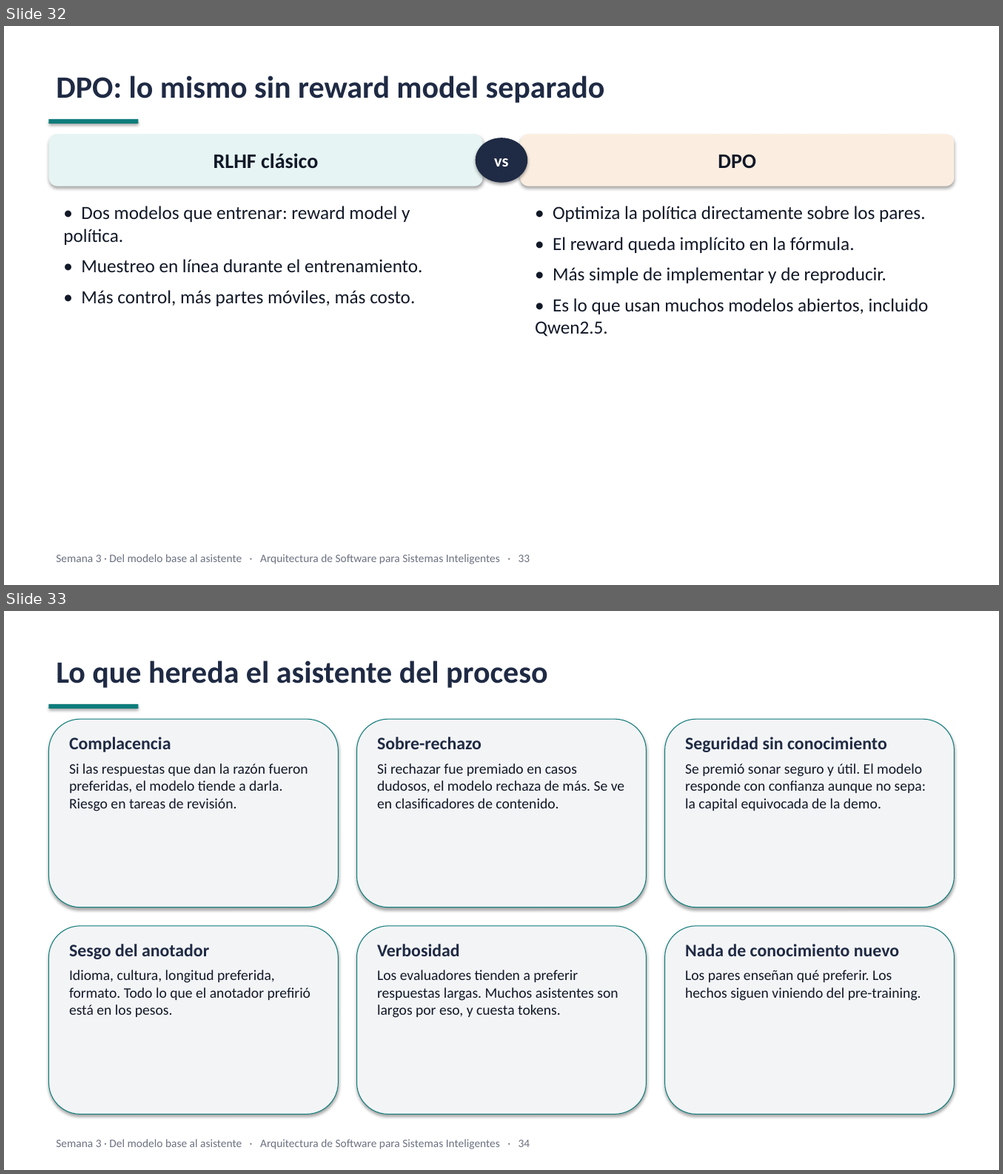
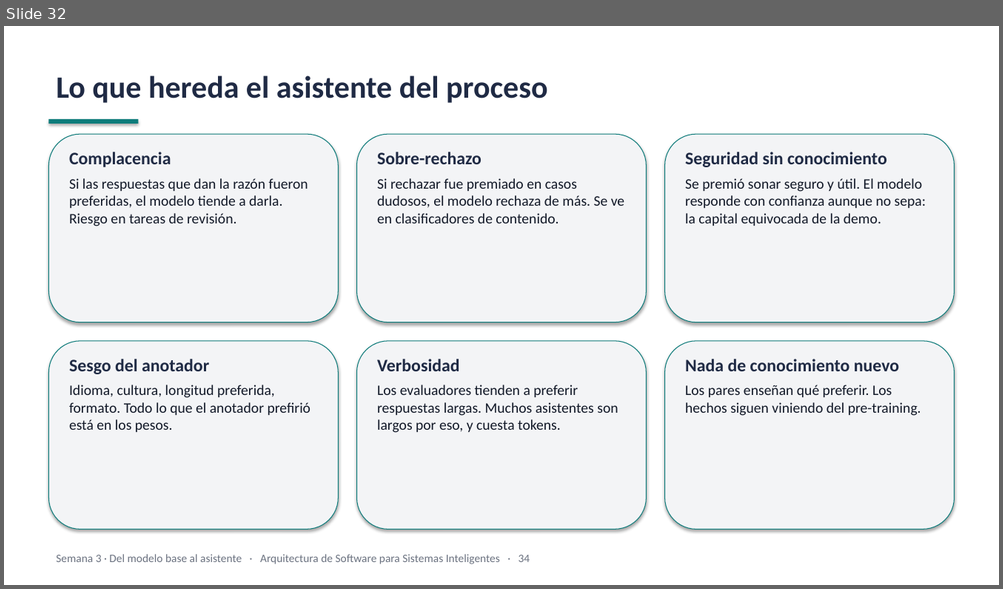
Before and after one commit to JunBarrs24/itm-maestria-llms, a slide deck: week-03/slides/week-03-slides.pptx. Shown one above the other, each under a label of ours: slides 32 and 33 before the commit, slide 32 after it. The pictures are 1003x1174 and 1003x589 pixels, drawn with LibreOffice and Linux fonts; fonts in the diff are those of the drawing. Boxes give left, top, right and bottom in pixels: in the first picture for what was removed or moved away, otherwise in the second. Text is boxed around its words. In the diff, an @@ line names an element or a change of style, - is before the commit and + after.

```diff
--- a/week-03/slides/week-03-slides.pptx
+++ b/week-03/slides/week-03-slides.pptx
@@ slide 32 removed at [4,26,999,585], background #FFFFFF @@
@@ text removed at [56,76,605,103] @@
-DPO: lo mismo sin reward model separado
@@ rectangle removed at [48,119,138,124] @@
@@ rounded rectangle removed at [48,134,483,187] @@
-RLHF clásico
@@ rounded rectangle removed at [521,134,955,187] @@
-DPO
@@ ellipse removed at [475,138,528,183] @@
-vs
@@ text removed at [63,206,422,306] @@
-• Dos modelos que entrenar: reward model y política.
-• Muestreo en línea durante el entrenamiento.
-• Más control, más partes móviles, más costo.
@@ text removed at [535,206,928,337] @@
-• Optimiza la política directamente sobre los pares.
-• El reward queda implícito en la fórmula.
-• Más simple de implementar y de reproducir.
-• Es lo que usan muchos modelos abiertos, incluido Qwen2.5.
@@ text removed at [56,554,530,565] @@
-Semana 3 · Del modelo base al asistente · Arquitectura de Software para Sistemas Inteligentes · 33
@@ what was slide 33 is now slide 32 @@
```
Also in this commit, not shown: 11 slides changed, 2 other slides removed, 2 other files.
